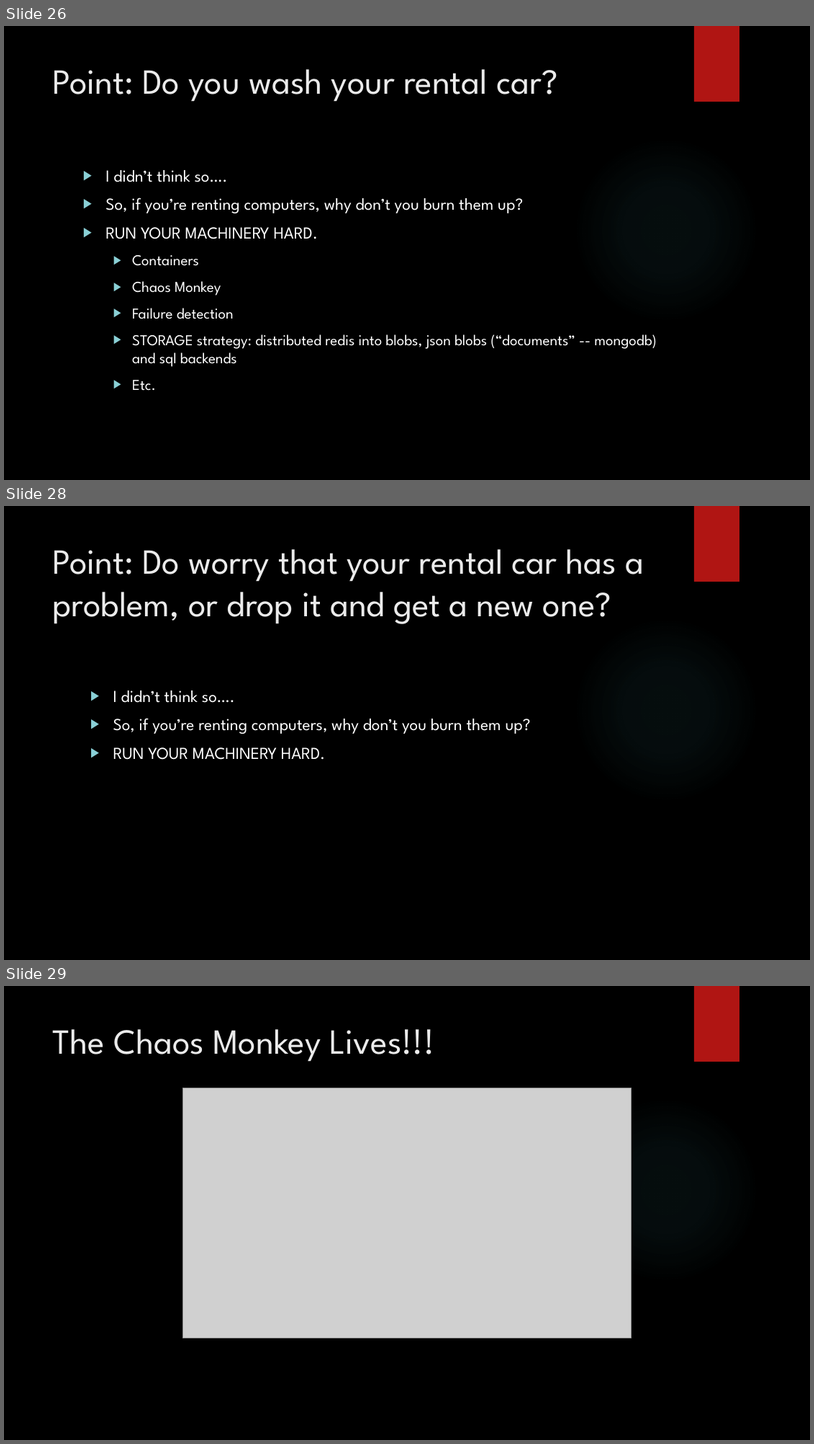
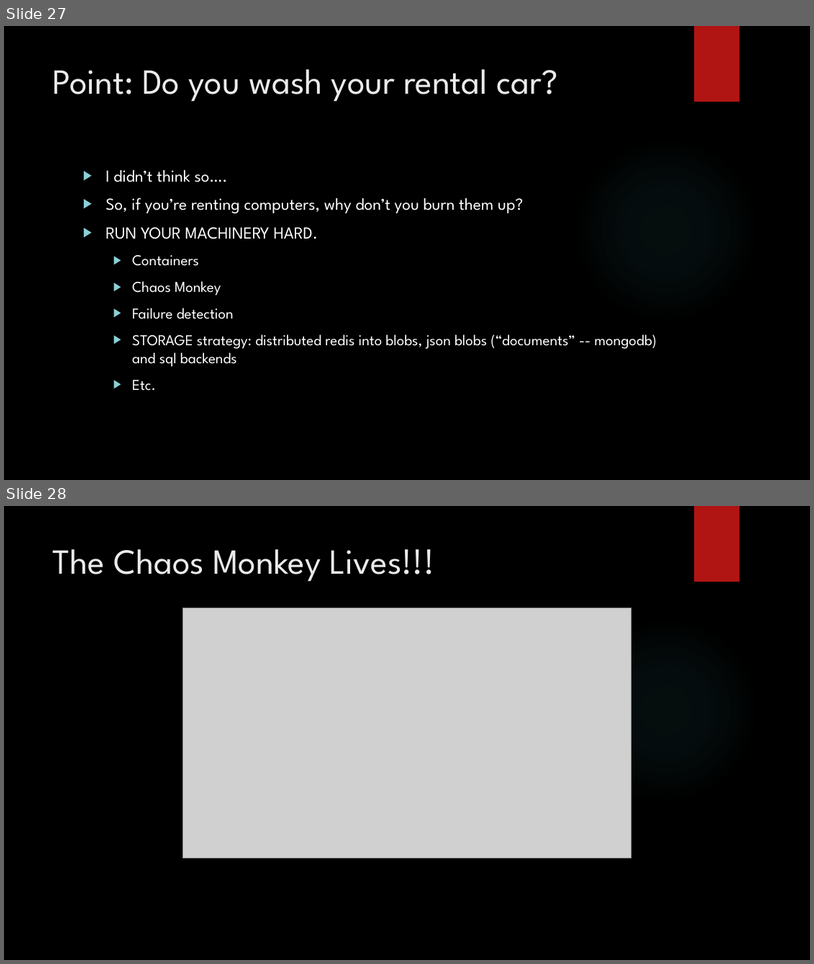
Before and after one commit to squillace/presentations, a slide deck: leap/Microservices Overview.pptx. Shown one above the other, each under a label of ours: slides 26, 28 and 29 before the commit, slides 27 and 28 after it; the slides between them are not shown. The pictures are 814x1444 and 814x964 pixels, drawn with LibreOffice and Linux fonts; fonts in the diff are those of the drawing; grey boxes stand for pictures; background and template pictures are left out. Boxes give left, top, right and bottom in pixels: in the first picture for what was removed or moved away, otherwise in the second. Text is boxed around its words. In the diff, an @@ line names an element or a change of style, - is before the commit and + after.

```diff
--- a/leap/Microservices Overview.pptx
+++ b/leap/Microservices Overview.pptx
@@ slide 28 removed at [4,506,810,960], background picture (left out); not listed: 2 template elements that a slide beside it also shows @@
@@ title removed at [53,549,644,624] @@
-Point: Do worry that your rental car has a problem, or drop it and get a new one?
@@ text removed at [113,690,531,759] @@
-▶ I didn’t think so….
-▶ So, if you’re renting computers, why don’t you burn them up?
-▶ RUN YOUR MACHINERY HARD.
@@ what was slide 26 is now slide 27 @@
@@ what was slide 29 is now slide 28 @@
```
Also in this commit, not shown: 1 other slide removed, 4 other files.
